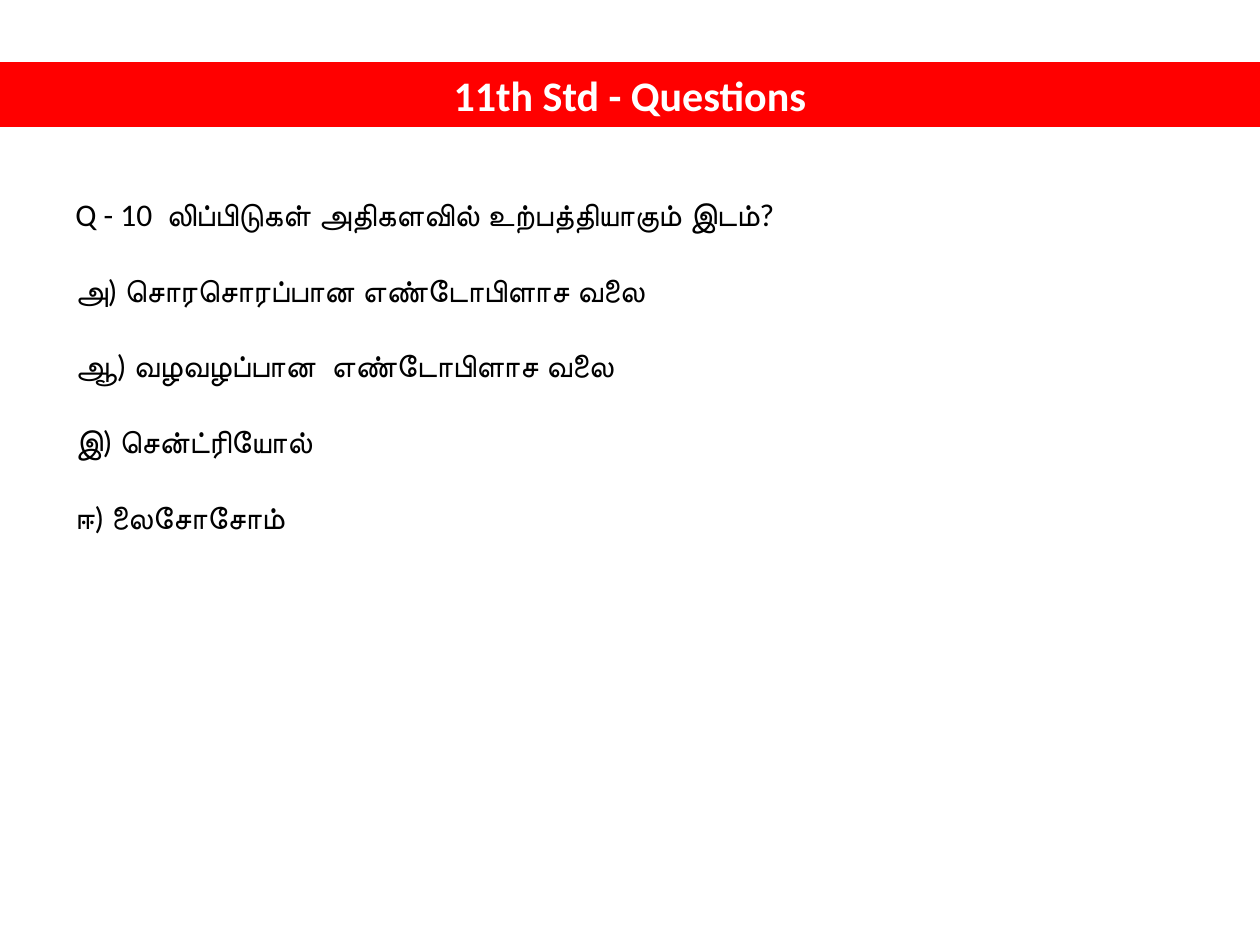
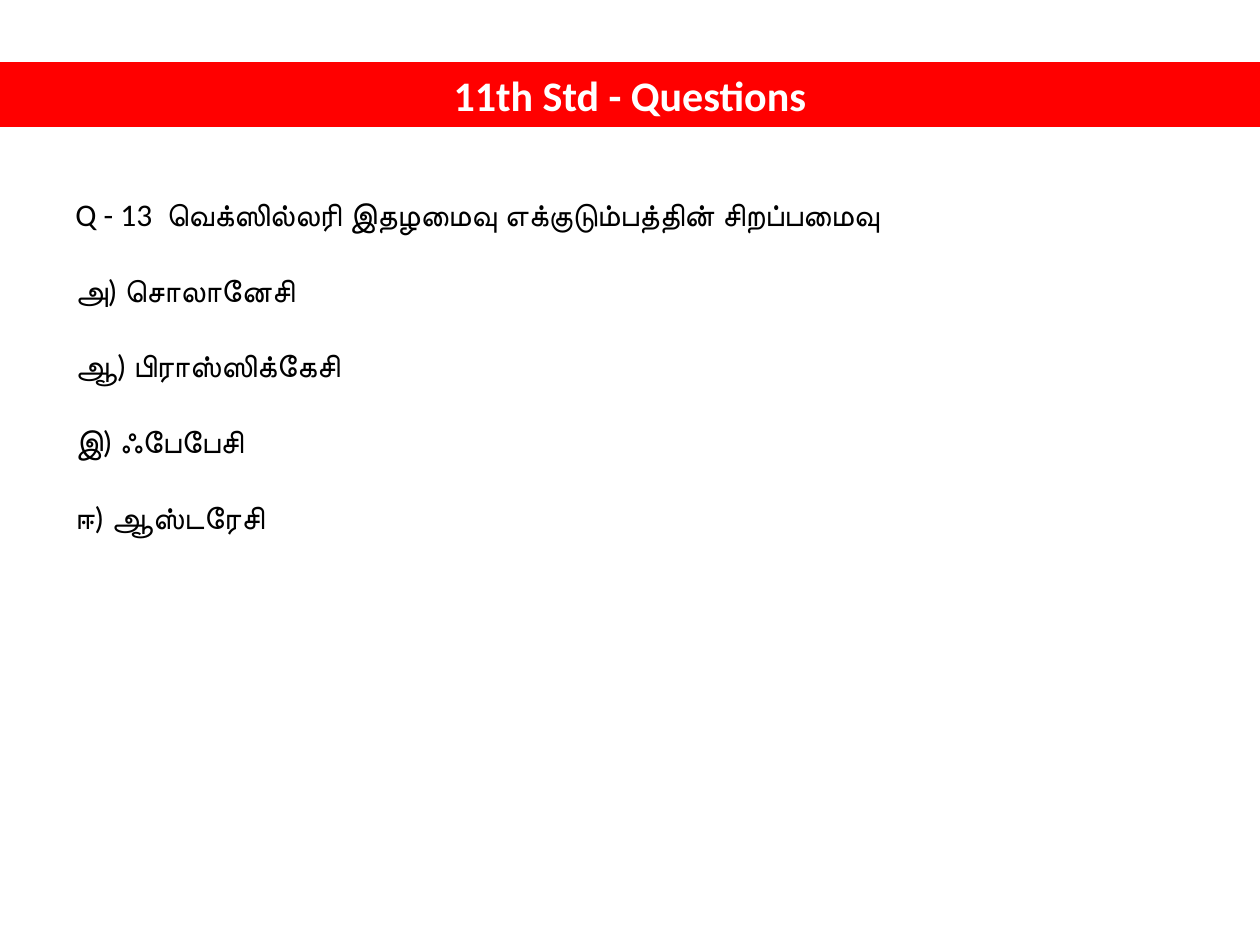
Before and after one commit to tvmani/tvmani.github.io, a slide deck: slide 23 of tamil_biology/NEET_BIOLOGY_001.pptx (slide 7 before the commit). Drawn at 1260x945 pixels with LibreOffice and Linux fonts; fonts in the diff are those of the drawing. Boxes give left, top, right and bottom in pixels: in the first picture for what was removed or moved away, otherwise in the second. Text is boxed around its words. In the diff, an @@ line names an element or a change of style, - is before the commit and + after.

```diff
--- a/tamil_biology/NEET_BIOLOGY_001.pptx
+++ b/tamil_biology/NEET_BIOLOGY_001.pptx
@@ text at <box>75,203,879,538</box>: text changed @@
-Q - 10 லிப்பிடுகள் அதிகளவில் உற்பத்தியாகும் இடம்?
-அ) சொரசொரப்பான எண்டோபிளாச வலை
-ஆ) வழவழப்பான எண்டோபிளாச வலை
-இ) சென்ட்ரியோல்
-ஈ) லைசோசோம்
+Q - 13 வெக்ஸில்லரி இதழமைவு எக்குடும்பத்தின் சிறப்பமைவு
+அ) சொலானேசி
+ஆ) பிராஸ்ஸிக்கேசி
+இ) ஃபேபேசி
+ஈ) ஆஸ்டரேசி
```
Also in this commit, not shown: 9 other slides changed, 18 slides added, 4 other files.
